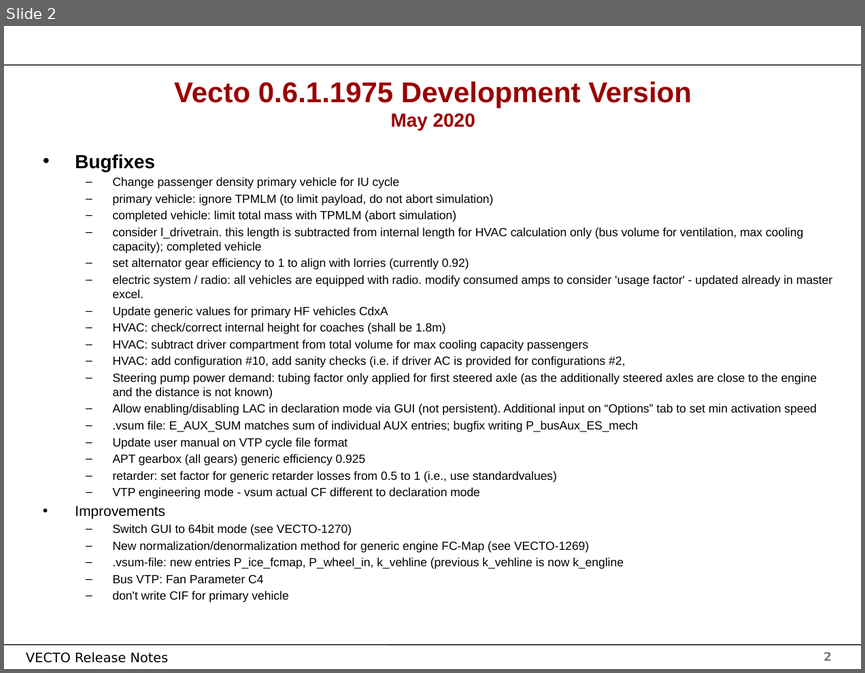
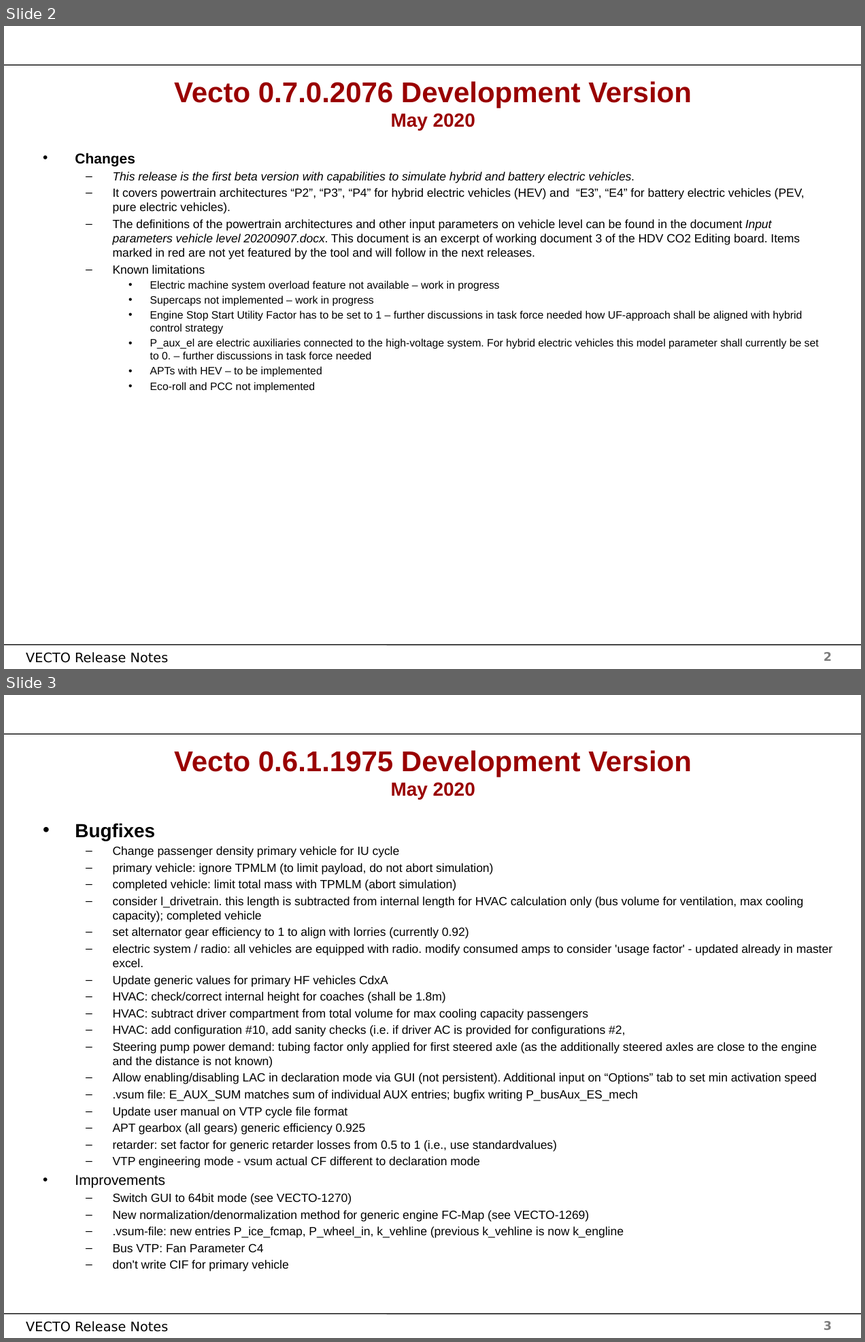
Before and after one commit to tanawadeatharva/BharatVECTO, a slide deck: Documentation/User Manual Source/Release Notes Vecto3.x.pptx. Shown one above the other, each under a label of ours: slide 2 before the commit, slides 2 and 3 after it. The pictures are 865x673 and 865x1342 pixels, drawn with LibreOffice and Linux fonts; fonts in the diff are those of the drawing; background and template pictures are left out. Boxes give left, top, right and bottom in pixels: in the first picture for what was removed or moved away, otherwise in the second. Text is boxed around its words. In the diff, an @@ line names an element or a change of style, - is before the commit and + after.

Commit message:
first vecto hybrids release

```diff
--- a/Documentation/User Manual Source/Release Notes Vecto3.x.pptx
+++ b/Documentation/User Manual Source/Release Notes Vecto3.x.pptx
@@ slide 2 added at (4,26,861,669), background #FFFFFF; not listed: 4 template elements that a slide beside it also shows @@
@@ title added at (174,81,691,131), 24 pt, text #990000, bold @@
+Vecto 0.7.0.2076 Development Version
+May 2020
@@ text added at (75,152,819,393), 10 pt, text #000000 @@
+• Changes
+  – This release is the first beta version with capabilities to simulate hybrid and battery electric vehicles.
+  – It covers powertrain architectures “P2”, “P3”, “P4” for hybrid electric vehicles (HEV) and “E3”, “E4” for battery electric vehicles (PEV, pure electric vehicles).
+  – The definitions of the powertrain architectures and other input parameters on vehicle level can be found in the document Input parameters vehicle level 20200907.docx. This document is an excerpt of working document 3 of the HDV CO2 Editing board. Items marked in red are not yet featured by the tool and will follow in the next releases.
+  – Known limitations
+    • Electric machine system overload feature not available – work in progress
+    • Supercaps not implemented – work in progress
+    • Engine Stop Start Utility Factor has to be set to 1 – further discussions in task force needed how UF-approach shall be aligned with hybrid control strategy
+    • P_aux_el are electric auxiliaries connected to the high-voltage system. For hybrid electric vehicles this model parameter shall currently be set to 0. – further discussions in task force needed
+    • APTs with HEV – to be implemented
+    • Eco-roll and PCC not implemented
@@ what was slide 2 is now slide 3 @@
@@ page number at (823,1321,832,1329): text changed @@
-2
+3
```
Also in this commit, not shown: 1 slide changed, 11 other files.
